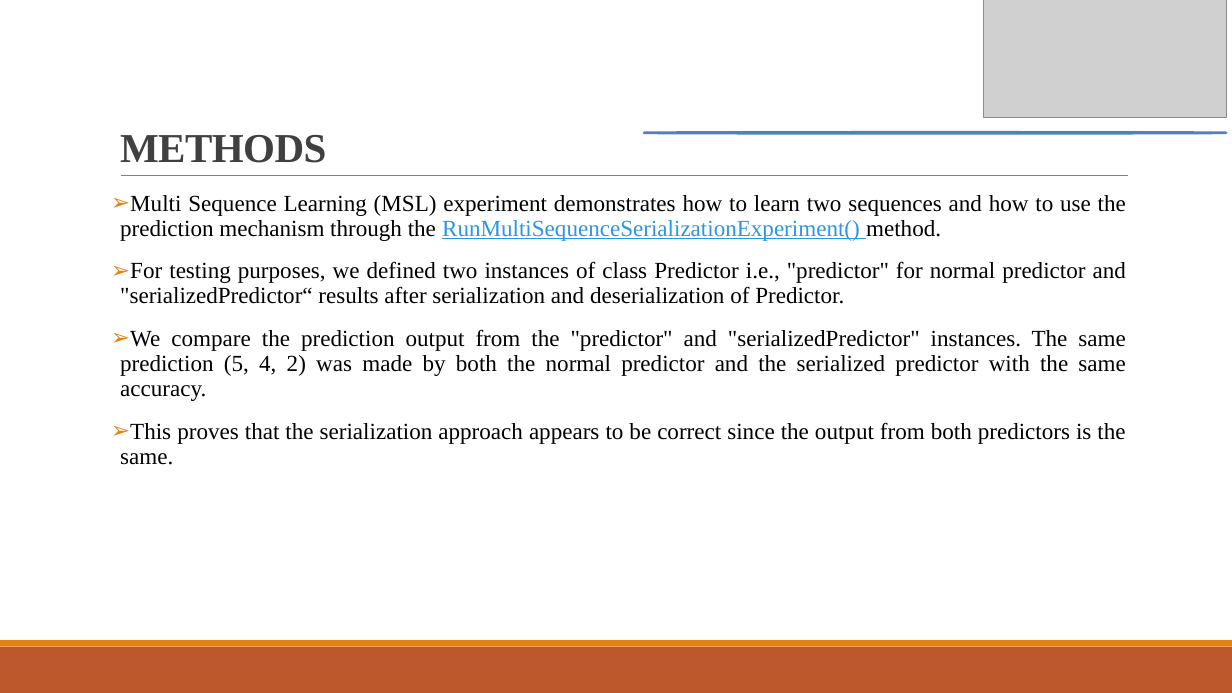
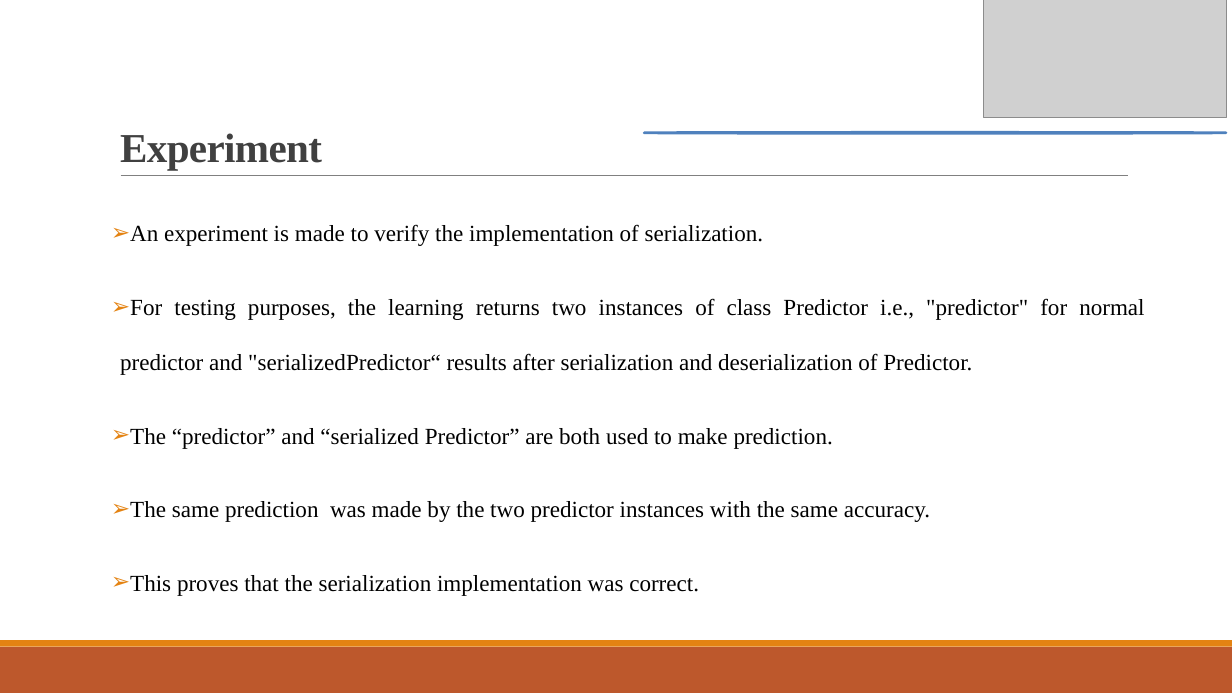
Before and after one commit to Hungbth2000/tm_msl_serialization, a slide deck: slide 4 of source/MySeProject/Documentation/Implement Temporal Memory Learning sample with Serialization.pptx (slide 5 before the commit). Drawn at 1232x693 pixels with LibreOffice and Linux fonts; fonts in the diff are those of the drawing; grey boxes stand for pictures. Boxes give left, top, right and bottom in pixels: in the first picture for what was removed or moved away, otherwise in the second. Text is boxed around its words. In the diff, an @@ line names an element or a change of style, - is before the commit and + after.

```diff
--- a/source/MySeProject/Documentation/Implement Temporal Memory Learning sample with Serialization.pptx
+++ b/source/MySeProject/Documentation/Implement Temporal Memory Learning sample with Serialization.pptx
@@ title at (120, 133, 322, 170): text changed @@
-METHODS
+Experiment
@@ text at (120, 224, 1144, 596): text changed @@
-➢ Multi Sequence Learning (MSL) experiment demonstrates how to learn two sequences and how to use the prediction mechanism through the RunMultiSequenceSerializationExperiment() method.
-➢ For testing purposes, we defined two instances of class Predictor i.e., "predictor" for normal predictor and "serializedPredictor“ results after serialization and deserialization of Predictor.
-➢ We compare the prediction output from the "predictor" and "serializedPredictor" instances. The same prediction (5, 4, 2) was made by both the normal predictor and the serialized predictor with the same accuracy.
-➢ This proves that the serialization approach appears to be correct since the output from both predictors is the same.
+➢ An experiment is made to verify the implementation of serialization.
+➢ For testing purposes, the learning returns two instances of class Predictor i.e., "predictor" for normal predictor and "serializedPredictor“ results after serialization and deserialization of Predictor.
+➢ The “predictor” and “serialized Predictor” are both used to make prediction.
+➢ The same prediction was made by the two predictor instances with the same accuracy.
+➢ This proves that the serialization implementation was correct.
```
Also in this commit, not shown: 3 other slides changed, 2 slides removed, 4 other files.
